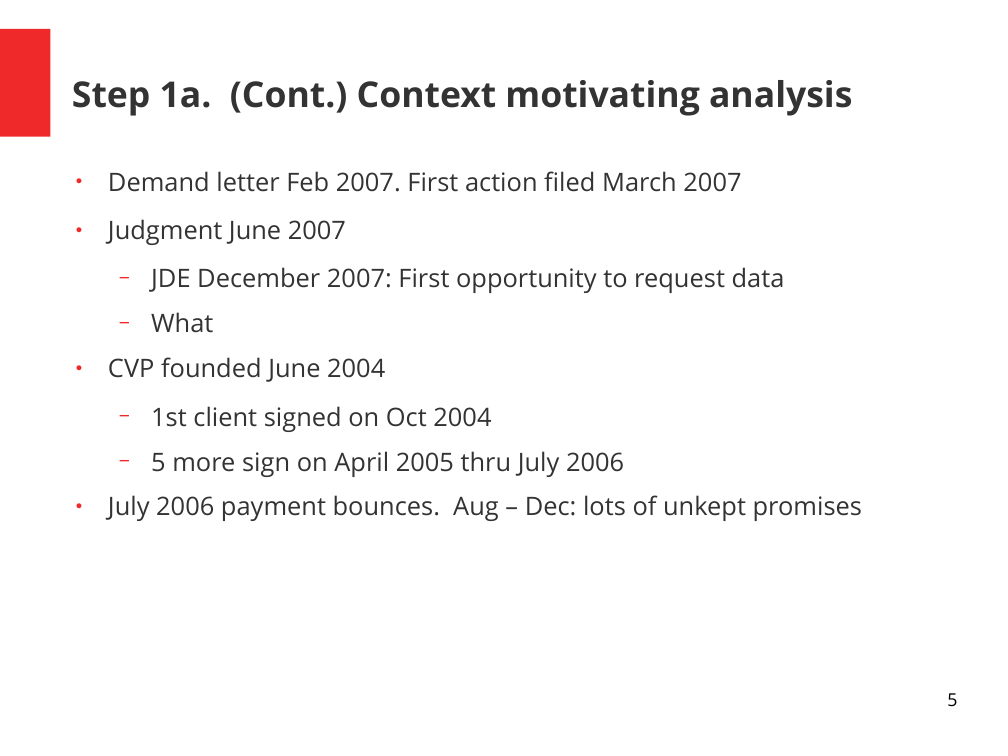
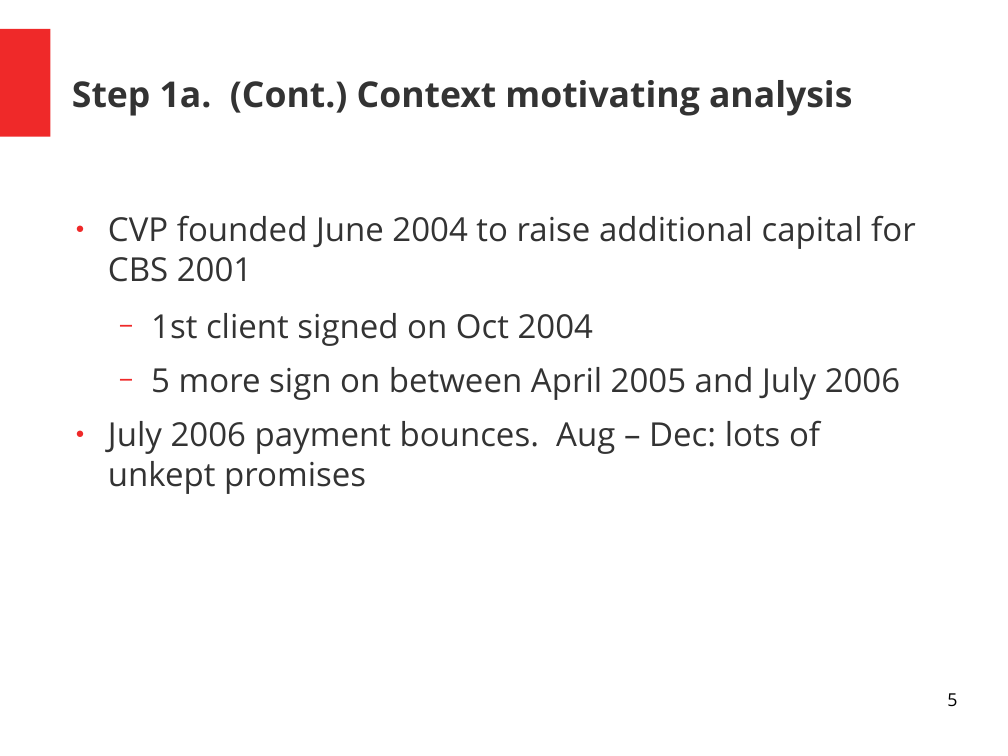
Before and after one commit to MichaelSzczepaniak/FraudulentConveyance, a slide deck: slide 5 of slides/Fraud Presenation.odp. Drawn at 1008x756 pixels with LibreOffice and Linux fonts; fonts in the diff are those of the drawing. Boxes give left, top, right and bottom in pixels: in the first picture for what was removed or moved away, otherwise in the second. Text is boxed around its words. In the diff, an @@ line names an element or a change of style, - is before the commit and + after.

```diff
--- a/slides/Fraud Presenation.odp
+++ b/slides/Fraud Presenation.odp
@@ text "CVP founded June 2004 to ...": place and size @@
-text "CVP founded June 2004 to ..." at (108,171,862,521)
+text "CVP founded June 2004 to ..." at (108,215,916,494)
@@ text at (108,215,916,282): text changed; size 20 to 26 pt @@
-● Demand letter Feb 2007. First action filed March 2007
-● Judgment June 2007
-  − JDE December 2007: First opportunity to request data
-  − What
-● CVP founded June 2004
+● CVP founded June 2004 to raise additional capital for CBS 2001
@@ text at (108,313,820,494): size 20 to 26 pt in "1st client signed on Oct 2004", "July 2006 payment bounces. Aug – Dec: ..." @@
@@ text at (151,367,900,400): text changed; size 20 to 26 pt @@
-  − 5 more sign on April 2005 thru July 2006
+  − 5 more sign on between April 2005 and July 2006
```
Also in this commit, not shown: 6 other slides changed, 1 other file.
